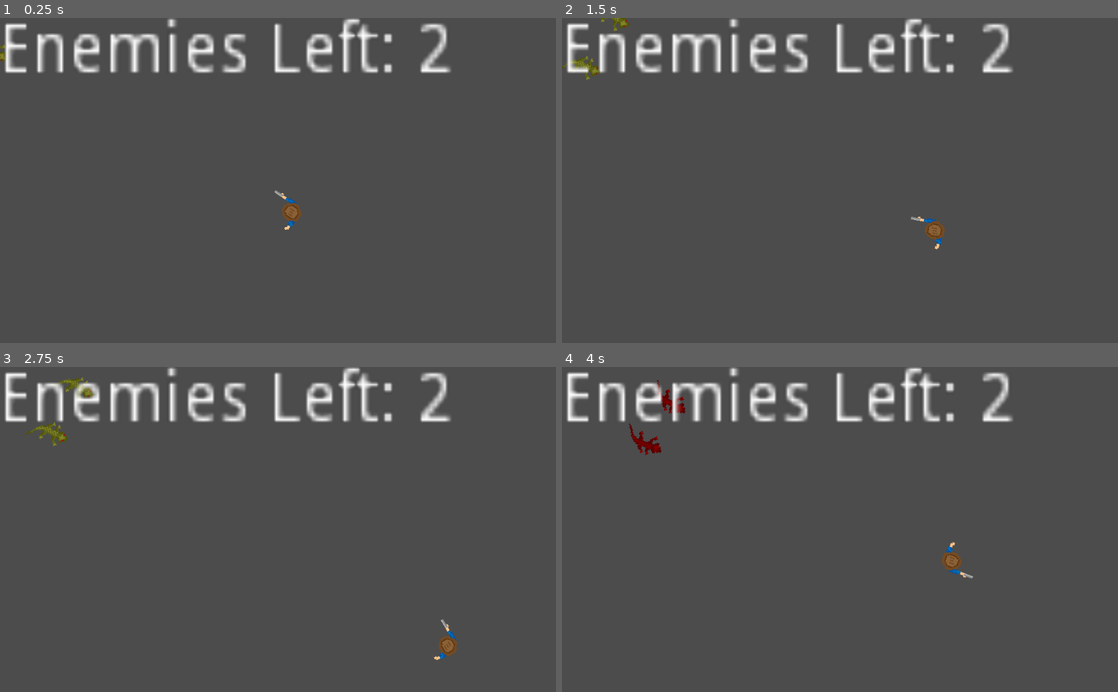
Above: before the commit, frames 1-4 (two rows, left to right).
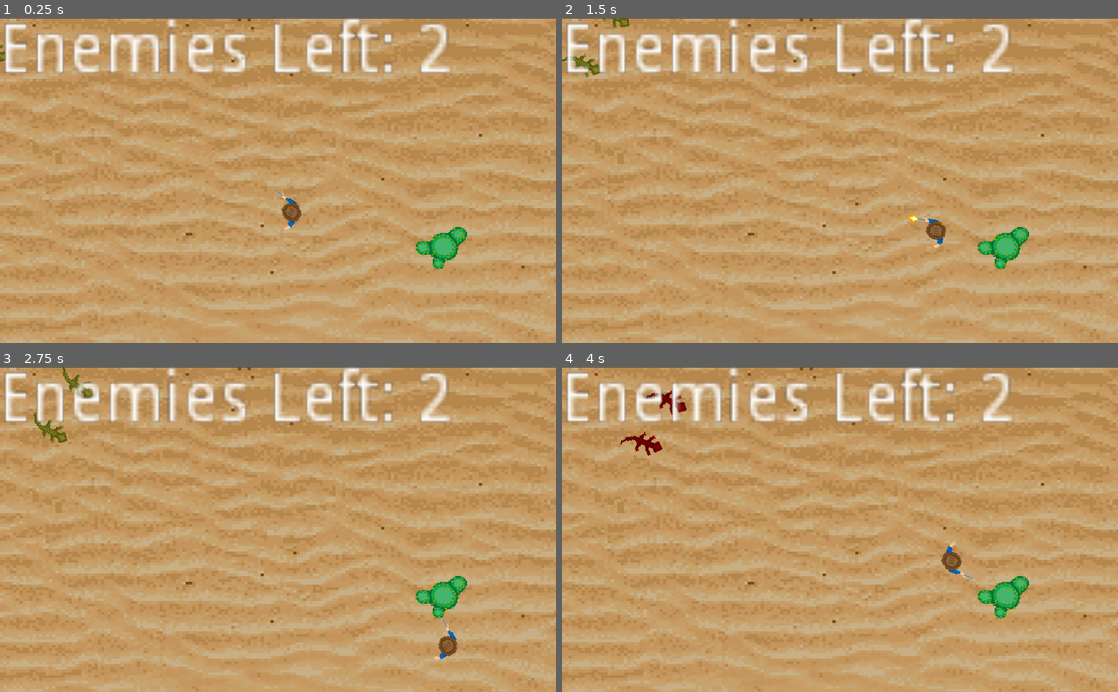
Above: after the commit, the same moments.

Repository: d01000100/rocking_lizard_fandango
Game: Godot game, scene res://World.tscn
Two runs of this game, one before a commit and one after it. Both use one fixed random seed, a clock stepped at 60 frames per second and the inputs below.
Inputs (mouse positions are in pixels of both pictures, inside the frame that each line leads up to):
- Up to frame 1 (0.25 s): no input
- Up to frame 2 (1.5 s): tap Enter at 0.5 s; move the mouse to (962, 164) at 0.52 s; hold D (move_right) 0.53-1.28 s; click (962, 164) at 0.6 s; move the mouse to (728, 196) at 1.27 s; hold S (move_down) from 1.28 s (still down); click (728, 196) at 1.35 s
- Up to frame 3 (2.75 s): move the mouse to (333, 458) at 2.02 s; release S (move_down) at 2.03 s; hold D (move_right) from 2.03 s (still down); click (333, 458) at 2.1 s
- Up to frame 4 (4 s): move the mouse to (812, 594) at 2.77 s; release D (move_right) at 2.78 s; hold W (move_up) 2.78-3.53 s; click (812, 594) at 2.85 s; move the mouse to (1006, 578) at 3.52 s; hold A (move_left) from 3.53 s (still down); click (1006, 578) at 3.6 s

The runs differ from the first frame. In frame 1, 99% of the frame differs, in the area x 0-100%, y 0-100%; in frame 2, 98%; in frame 3, 98%; in frame 4, 98%.

Commit message:
lizard walk inbetween; environment asset; cowboy fire sprite func

Diff:
--- a/Enemy.tscn
+++ b/Enemy.tscn
@@ -1,18 +1,20 @@
-[gd_scene load_steps=6 format=2]
+[gd_scene load_steps=8 format=2]
 
 [ext_resource path="res://Enemy.gd" type="Script" id=1]
 [ext_resource path="res://Assets/lizard_sprite1.png" type="Texture" id=2]
 [ext_resource path="res://Assets/lizard_sprite2.png" type="Texture" id=3]
+[ext_resource path="res://Assets/lizard_sprite3.png" type="Texture" id=4]
+[ext_resource path="res://Assets/lizard_sprite4.png" type="Texture" id=5]
 
 [sub_resource type="CircleShape2D" id=1]
 radius = 30.0
 
 [sub_resource type="SpriteFrames" id=2]
 animations = [ {
-"frames": [ ExtResource( 2 ), ExtResource( 3 ) ],
+"frames": [ ExtResource( 2 ), ExtResource( 3 ), ExtResource( 4 ), ExtResource( 5 ), ExtResource( 4 ), ExtResource( 3 ) ],
 "loop": true,
 "name": "default",
-"speed": 6.0
+"speed": 12.0
 } ]
 
 [node name="Zombie" type="KinematicBody2D"]
@@ -31,7 +33,7 @@
 rotation = 1.5708
 scale = Vector2( 2.20281, 2.20281 )
 frames = SubResource( 2 )
-frame = 1
+frame = 5
 playing = true
 
 [node name="Timer" type="Timer" parent="."]
--- a/Player.gd
+++ b/Player.gd
@@ -27,6 +27,19 @@
 		return false
 	return true
 
+# Switch to Fire Spite while shooting
+func ShowFireSpite():
+	$Sprite_idle.visible = false
+	$Sprite_fire.visible = true
+	$FireSpiteTimer.wait_time = 0.2
+	$FireSpiteTimer.start()
+
+# To check whether Fire Spite time is up
+func CheckFireSpiteTimer():
+	if $FireSpiteTimer.is_stopped():
+		$Sprite_idle.visible = true
+		$Sprite_fire.visible = false
+
 func _ready():
 	yield(get_tree(), "idle_frame")
 	get_tree().call_group("enemies", "set_player", self)
@@ -48,10 +61,14 @@
 	var look_vec = get_global_mouse_position() - global_position
 	global_rotation = atan2(look_vec.y, look_vec.x)
 
+	CheckFireSpiteTimer()
+
 	if Input.is_action_just_pressed("shoot"):
 		var coll = raycast.get_collider()
 		if raycast.is_colliding() and coll.has_method("kill"):
 			coll.kill()
+		ShowFireSpite()
+
 
 func kill():
 	get_tree().reload_current_scene()
--- a/Player.tscn
+++ b/Player.tscn
@@ -1,7 +1,8 @@
-[gd_scene load_steps=4 format=2]
+[gd_scene load_steps=5 format=2]
 
 [ext_resource path="res://Player.gd" type="Script" id=1]
 [ext_resource path="res://Assets/cowboy.png" type="Texture" id=2]
+[ext_resource path="res://Assets/cowboy_fire.png" type="Texture" id=3]
 
 [sub_resource type="CircleShape2D" id=1]
 radius = 55.0235
@@ -12,12 +13,24 @@
 [node name="CollisionShape2D" type="CollisionShape2D" parent="."]
 shape = SubResource( 1 )
 
-[node name="Sprite" type="Sprite" parent="."]
+[node name="Sprite_idle" type="Sprite" parent="."]
 position = Vector2( 0.145332, 0.0260277 )
 rotation = 1.5708
 scale = Vector2( 2.99718, 2.99718 )
 texture = ExtResource( 2 )
 
+[node name="Sprite_fire" type="Sprite" parent="."]
+visible = false
+position = Vector2( 0.145332, 0.0260277 )
+rotation = 1.5708
+scale = Vector2( 2.99718, 2.99718 )
+texture = ExtResource( 3 )
+
 [node name="RayCast2D" type="RayCast2D" parent="."]
 enabled = true
 cast_to = Vector2( 2000, 0 )
+
+[node name="FireSpiteTimer" type="Timer" parent="."]
+process_mode = 0
+wait_time = 0.01
+one_shot = true
--- a/World.tscn
+++ b/World.tscn
@@ -1,8 +1,10 @@
-[gd_scene load_steps=4 format=2]
+[gd_scene load_steps=6 format=2]
 
 [ext_resource path="res://EnemyFactory.gd" type="Script" id=1]
 [ext_resource path="res://Player.tscn" type="PackedScene" id=2]
 [ext_resource path="res://EnemiesLeft.gd" type="Script" id=3]
+[ext_resource path="res://Assets/desert_background.jpg" type="Texture" id=4]
+[ext_resource path="res://Assets/cactus.png" type="Texture" id=5]
 
 [node name="World" type="Node2D"]
 script = ExtResource( 1 )
@@ -17,3 +19,14 @@
 margin_bottom = 14.0
 rect_scale = Vector2( 8.407, 9.30442 )
 script = ExtResource( 3 )
+
+[node name="desert_background" type="Sprite" parent="."]
+position = Vector2( 960.055, 541.41 )
+z_index = -2
+texture = ExtResource( 4 )
+
+[node name="cactus" type="Sprite" parent="."]
+position = Vector2( 813.06, 422.856 )
+scale = Vector2( 1.60959, 1.60959 )
+z_index = -1
+texture = ExtResource( 5 )
Binary file added: Assets/cactus.png
Not shown, added: Assets/cactus.png.import
Binary file added: Assets/cowboy_fire.png
Not shown, added: Assets/cowboy_fire.png.import
Binary file added: Assets/desert_background.jpg
Not shown, added: Assets/desert_background.jpg.import
Binary file changed: Assets/lizard_sprite2.png
Binary file added: Assets/lizard_sprite3.png
Not shown, added: Assets/lizard_sprite3.png.import
Binary file added: Assets/lizard_sprite4.png
Not shown, added: Assets/lizard_sprite4.png.import
